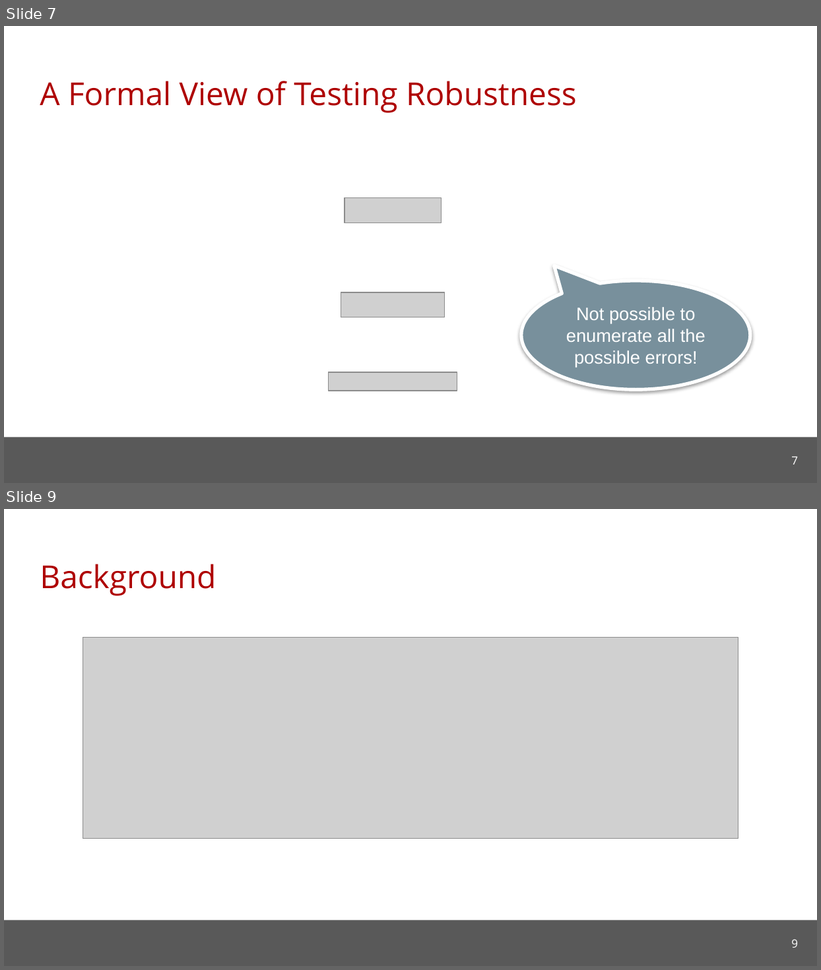
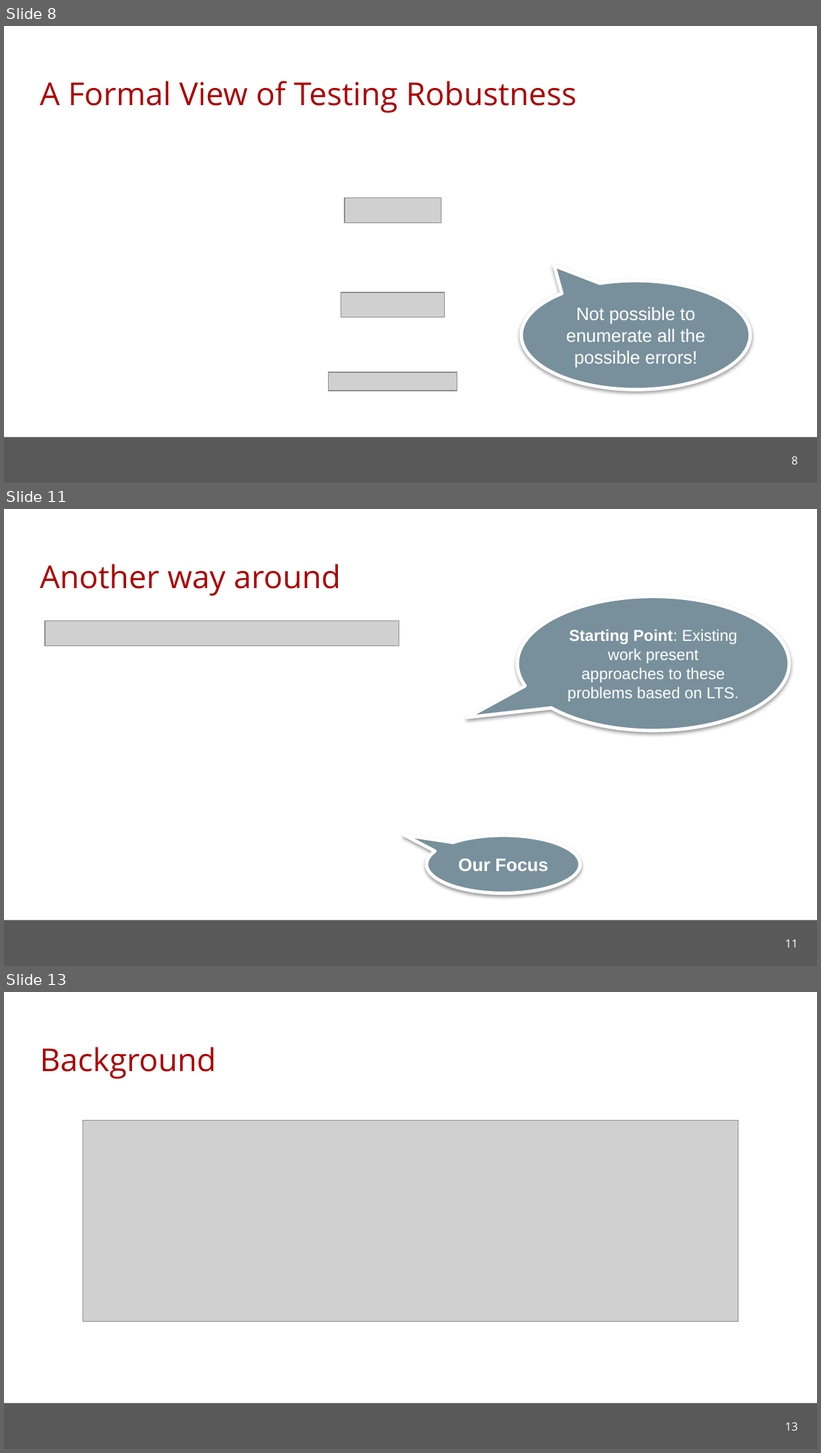
Before and after one commit to cmu-soda/Robustness, a slide deck: Robustness.pptx. Shown one above the other, each under a label of ours: slides 7 and 9 before the commit, slides 8, 11 and 13 after it; the slides between them are not shown. The pictures are 821x970 and 821x1453 pixels, drawn with LibreOffice and Linux fonts; fonts in the diff are those of the drawing; grey boxes stand for pictures; background and template pictures are left out. Boxes give left, top, right and bottom in pixels: in the first picture for what was removed or moved away, otherwise in the second. Text is boxed around its words. In the diff, an @@ line names an element or a change of style, - is before the commit and + after.

Commit message:
Update slides

```diff
--- a/Robustness.pptx
+++ b/Robustness.pptx
@@ slide 11 added at [4, 509, 817, 966], background #FFFFFF; not listed: 1 template element that a slide beside it also shows @@
@@ title added at [40, 564, 341, 596], 28 pt, text #AE0000 @@
+Another way around
@@ speech bubble added at [517, 597, 789, 731], fill #78909C, outline #FFFFFF 3 pt, 14 pt, text #FFFFFF @@
+Starting Point: Existing work present approaches to these problems based on LTS.
@@ picture added at [45, 621, 399, 646] @@
@@ speech bubble added at [427, 836, 580, 894], fill #78909C, outline #FFFFFF 3 pt, 16 pt, text #FFFFFF, bold @@
+Our Focus
@@ page number added at [785, 940, 798, 948], 10 pt, text #FFFFFF @@
+11
@@ what was slide 7 is now slide 8 @@
@@ page number at [791, 456, 798, 465]: text changed @@
-7
+8
@@ what was slide 9 is now slide 13 @@
@@ page number at [785, 1422, 798, 1431]: text changed @@
-9
+13
```
Also in this commit, not shown: 2 slides changed, 3 other slides added, 1 other file.
